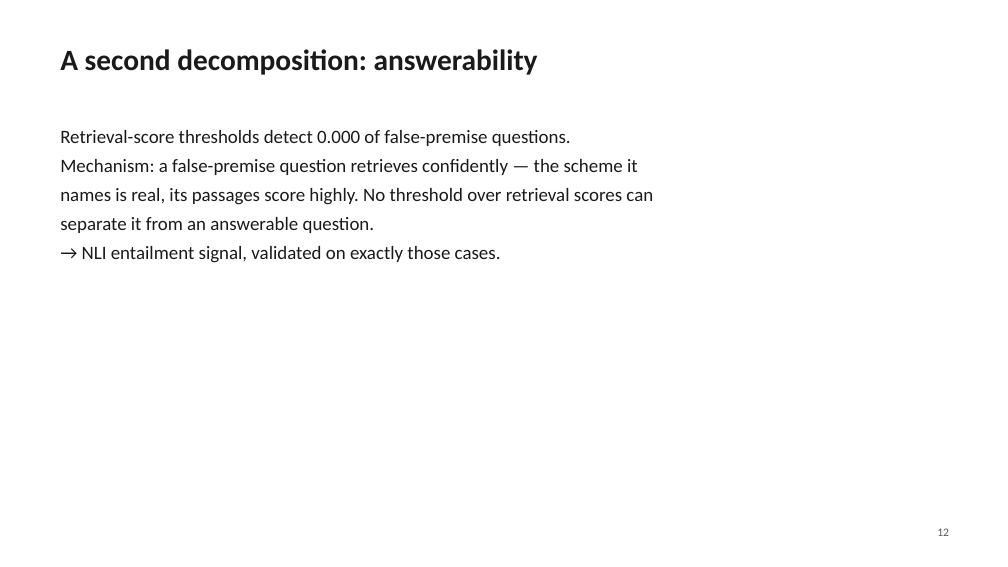
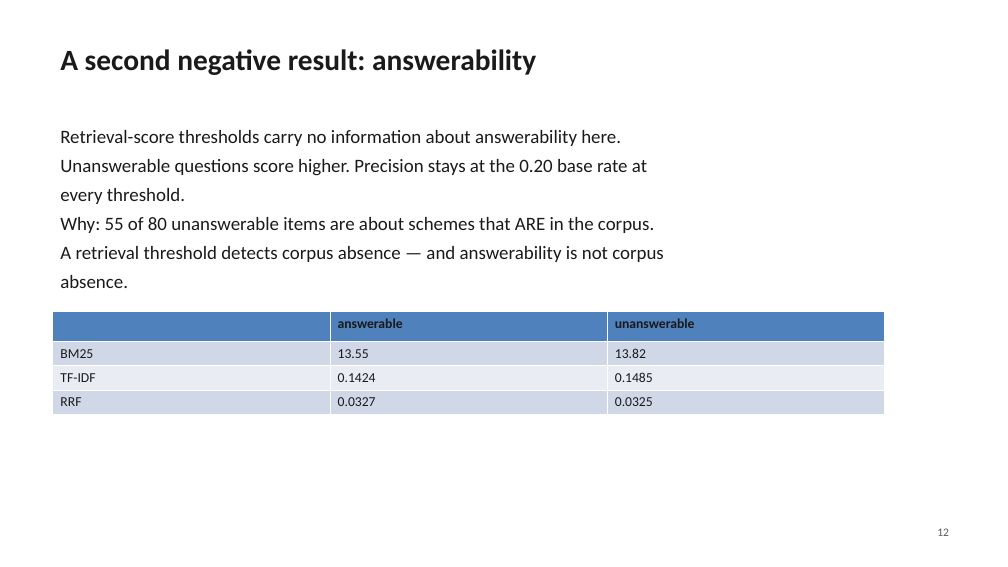
Before and after one commit to dhruvv1402/IndicRAG-QA, a slide deck: slide 12 of paper/IndicRAG-QA-slides.pptx. Drawn at 1008x567 pixels with LibreOffice and Linux fonts; fonts in the diff are those of the drawing. Boxes give left, top, right and bottom in pixels: in the first picture for what was removed or moved away, otherwise in the second. Text is boxed around its words. In the diff, an @@ line names an element or a change of style, - is before the commit and + after.

Commit message:
Correct the answerability claim across the paper, slides and README
The 0.000 false-premise recall was one point on a flat curve, not a
property of that class. It appeared in the abstract, contribution 3, §II,
§VI-H, slide 12 and the README, and the corrected measurement replaces
it everywhere.

What the data actually shows: answerable and unanswerable questions have
indistinguishable top retrieval scores, with the unanswerable marginally
HIGHER in two of three retrievers (BM25 13.55 vs 13.82, TF-IDF 0.1424 vs
0.1485, RRF 0.0327 vs 0.0325), and precision pinned at the 0.20 base rate
across the whole threshold sweep. The fitted operating point swings from
0.000 recall to 0.93 depending only on the split.

The mechanism is the taxonomy rather than the retriever: 55 of the 80
unanswerable items are deliberately written about schemes that are in the
corpus, so they retrieve as well as answerable ones. A retrieval
threshold is a corpus-absence detector and answerability is not corpus
absence.

§IX now bounds the claim rather than overstating it. A benchmark whose
unanswerable questions were mostly out-of-scope would find the threshold
useful -- we measure 0.688 on that one class -- so the result is
conditional on unanswerable questions concerning present topics, which is
the deployment-relevant case but is not the general one.

§VI's header also now separates its two bases: retrieval figures are
probe-based, answerability figures are the 400-item unverified set.

```diff
--- a/paper/IndicRAG-QA-slides.pptx
+++ b/paper/IndicRAG-QA-slides.pptx
@@ text at bbox=[60, 49, 536, 75]: text changed @@
-A second decomposition: answerability
+A second negative result: answerability
@@ text at bbox=[60, 130, 664, 288]: text changed @@
-Retrieval-score thresholds detect 0.000 of false-premise questions.
-Mechanism: a false-premise question retrieves confidently — the scheme it
-names is real, its passages score highly. No threshold over retrieval scores can
-separate it from an answerable question.
-→ NLI entailment signal, validated on exactly those cases.
+Retrieval-score thresholds carry no information about answerability here.
+Unanswerable questions score higher. Precision stays at the 0.20 base rate at
+every threshold.
+Why: 55 of 80 unanswerable items are about schemes that ARE in the corpus.
+A retrieval threshold detects corpus absence — and answerability is not corpus
+absence.
@@ table added at bbox=[53, 312, 885, 410], 4 rows, 3 columns @@
+ | answerable | unanswerable
+BM25 | 13.55 | 13.82
+TF-IDF | 0.1424 | 0.1485
+RRF | 0.0327 | 0.0325
```
Also in this commit, not shown: 8 other files.
